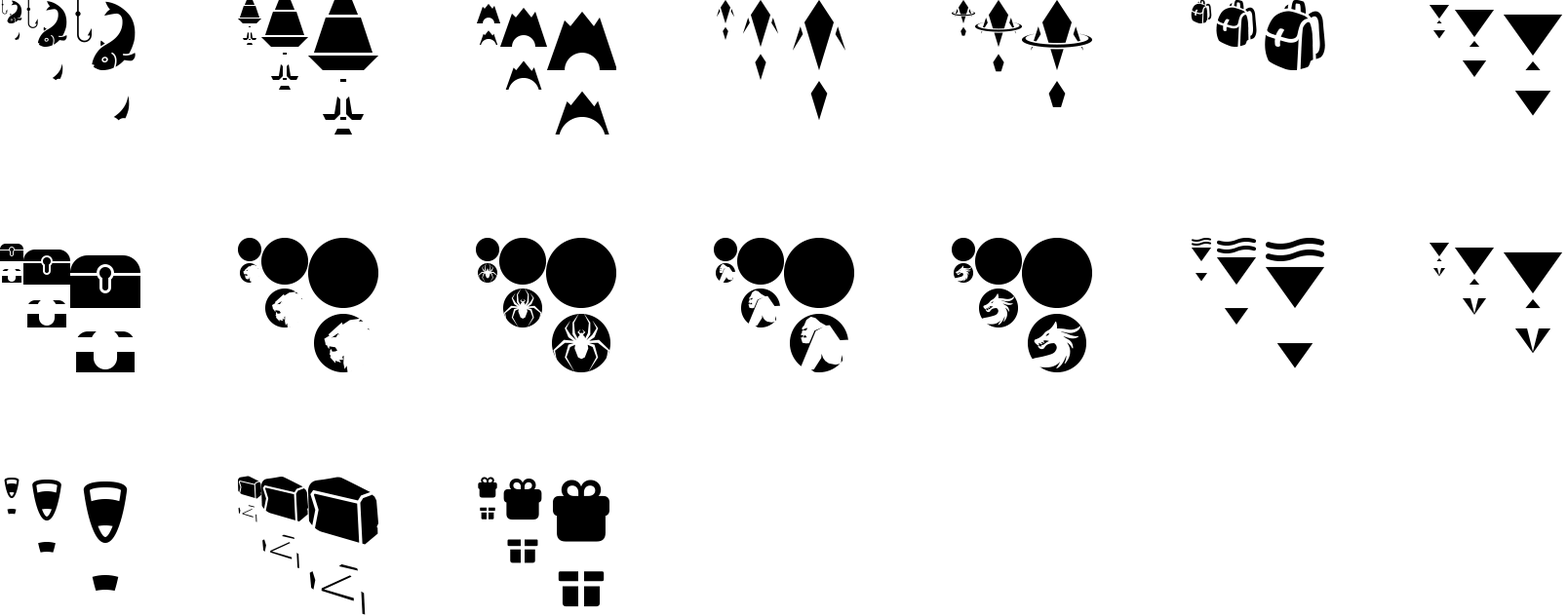
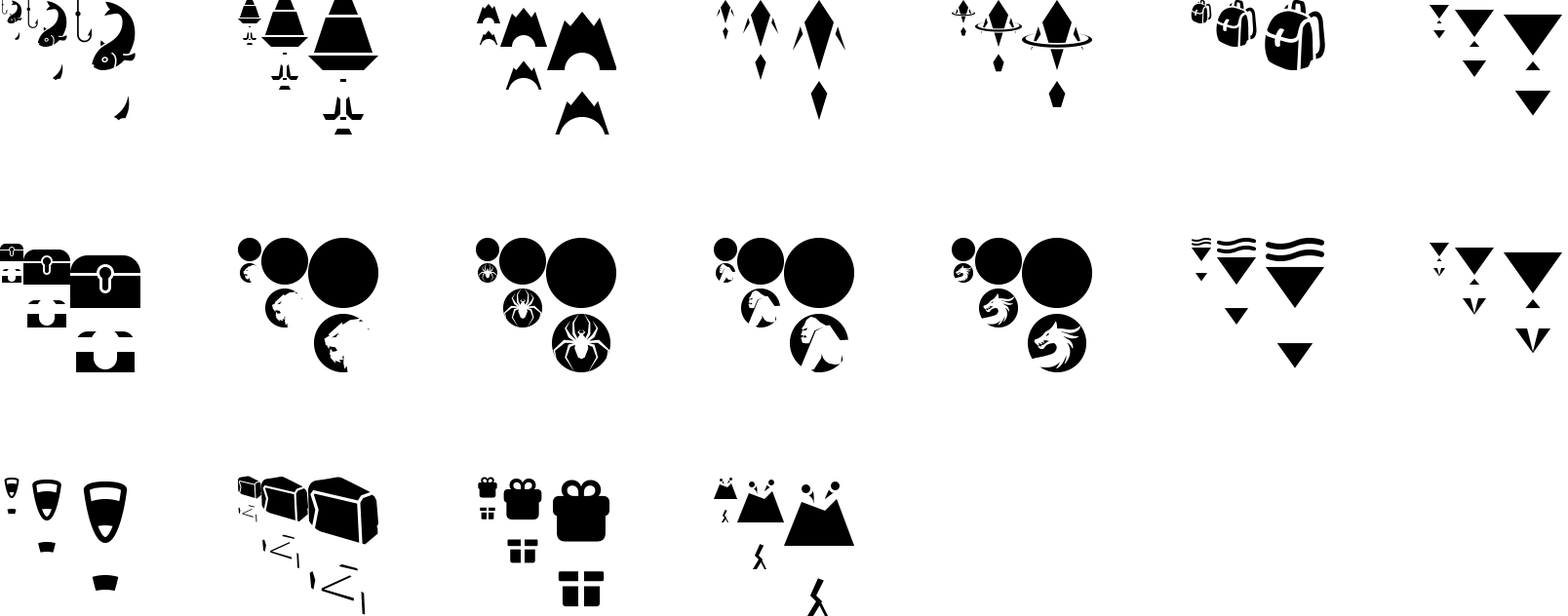
Revision of a layered 1568 x 616 image; what changed, layer by layer:
added group "Volcanic Rock" with 3 layers above "Gift" over [713, 476, 855, 616]
added layer "Volcano Rock" (1st of 3, in "Volcanic Rock") in group "Volcanic Rock" over [784, 481, 855, 616]
added layer "Volcano Rock" (2nd of 3, in "Volcanic Rock") in group "Volcanic Rock" over [737, 479, 784, 570]
added layer "Volcano Rock" (3rd of 3, in "Volcanic Rock") in group "Volcanic Rock" over [713, 476, 738, 523]
painted on "Sea@3x" over [1282, 290, 1294, 306]
painted on "Crate Bonus copy 2" over [1517, 275, 1549, 353]
painted on "Crate@3x" over [1520, 38, 1531, 53]
painted on "Orbital copy 2" over [317, 32, 353, 120]
